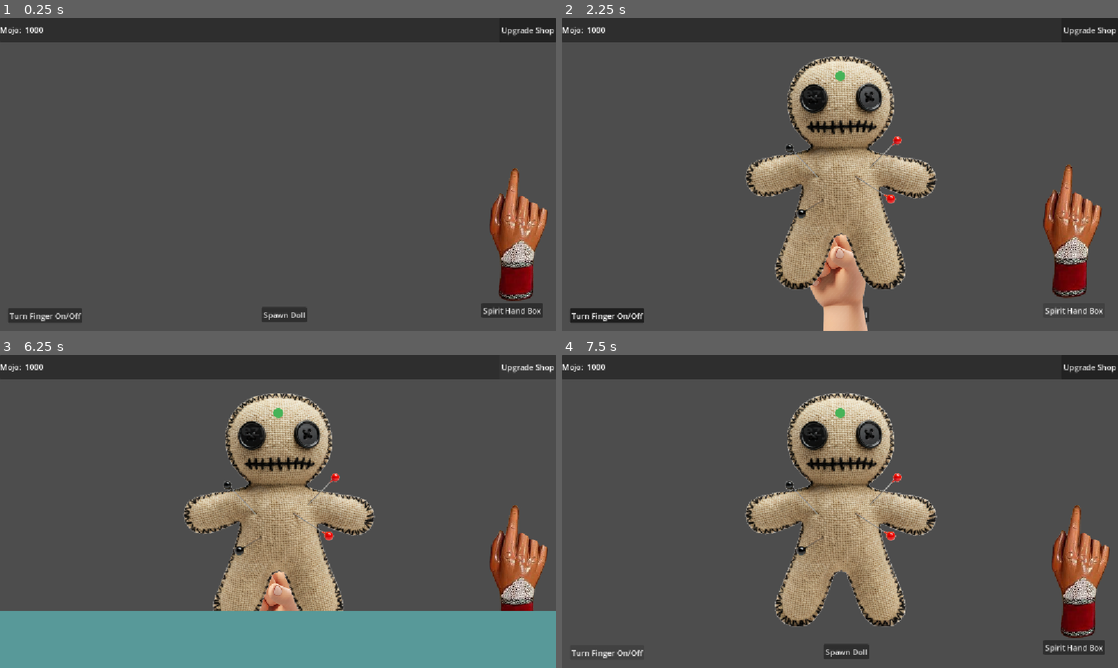
Above: before the commit, frames 1-4 (two rows, left to right).
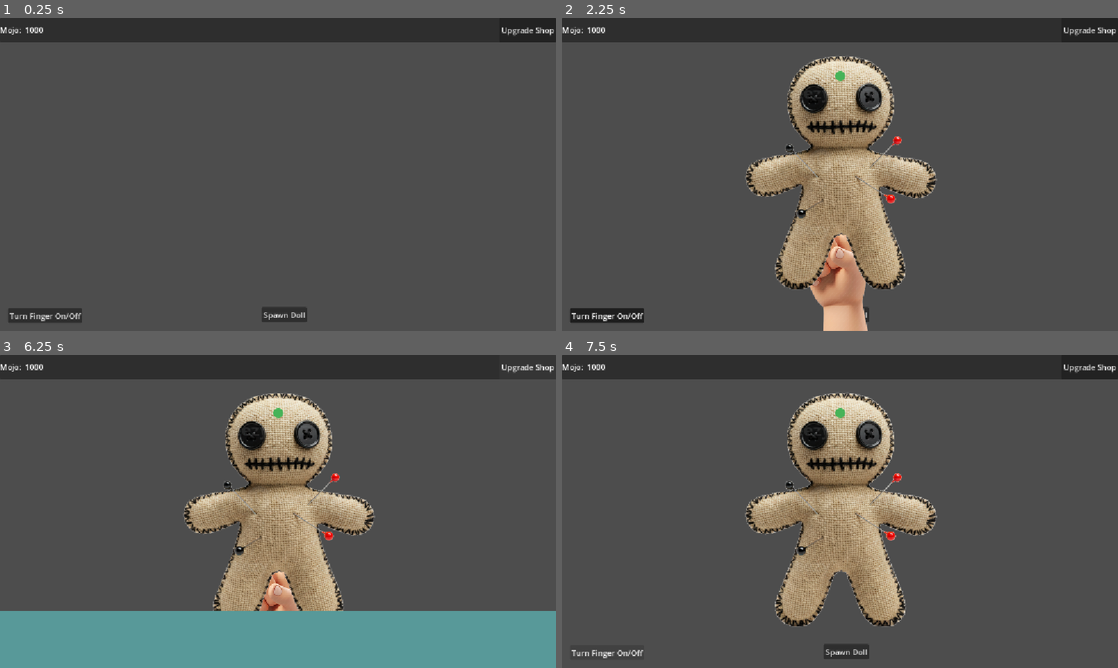
Above: after the commit, the same moments.

Repository: generikb/voodoo-clicker
Game: Godot game, scene res://scenes/main/main.tscn
The game is run twice, just before and just after one commit, with the same random seed, the same clock (stepped at 60 frames per second) and the same inputs.
Inputs (mouse positions are in pixels of both pictures, inside the frame that each line leads up to):
- Up to frame 1 (0.25 s): no input
- Up to frame 2 (2.25 s): click "Spawn Doll" at 0.5 s; click "Turn Finger On/Off" at 1.25 s; click (1073, 309) at 2 s, where only the run before the commit has a clickable "Spirit Hand Box"
- Up to frame 3 (6.25 s): click "Upgrade Shop" at 2.75 s; click "Spawn Doll" at 3.5 s; click "Turn Finger On/Off" at 4.25 s; click (511, 646) at 5 s, where only the run before the commit has a clickable "Spirit Hand Box"; click "Upgrade Shop" at 5.75 s
- Up to frame 4 (7.5 s): click "Spawn Doll" at 6.5 s; click "Turn Finger On/Off" at 7.25 s

The runs differ from the first frame. In frame 1, 3.0% of the frame differs, in the area x 86-99%, y 48-96%; in frame 2, 2.7%; in frame 3, 2.1%; in frame 4, 3.0%.

Commit message:
more spirit hand and mojo drop work

Diff:
--- a/autoload/events.gd
+++ b/autoload/events.gd
@@ -4,6 +4,7 @@
 @warning_ignore("unused_signal") signal mojo_changed
 
 @warning_ignore("unused_signal") signal toggle_upgrade_shop
+@warning_ignore("unused_signal") signal upgrade_purchased(upgrade_id : Util.UPGRADES)
 
 
 @warning_ignore("unused_signal") signal doll_leveled_up
--- a/autoload/util.gd
+++ b/autoload/util.gd
@@ -11,8 +11,13 @@
 }
 
 enum UPGRADES{
+	# Hotspot Upgrades
 	BASE_HOTSPOT_MOJO_PER_CLICK,
-	HOTSPOT_MOJO_BONUS_CHANCE
+	HOTSPOT_MOJO_BONUS_CHANCE,
+	# Spirit Hand Upgrades
+	SPIRIT_HAND_UNLOCKED,
+	SPIRIT_HAND_SPEED,
+	SPIRIT_HAND_ACCURACY
 }
 
 
--- a/resources/upgrade_data.gd
+++ b/resources/upgrade_data.gd
@@ -41,7 +41,7 @@
 	var current_value = get_boost(current_level)
 	var next_value = get_boost(current_level + 1)
 
-	return "%s\n%s\n%.1f%s -> %.1f%s\nCost: %1.f" % [
+	return "%s\n%s\n%.2f%s -> %.2f%s\nCost: %1.f" % [
 		upgrade_name,
 		upgrade_description,
 		current_value, tooltip_suffix,
--- /dev/null
+++ b/resources/upgrades/spirit_hand_accuracy.tres
@@ -0,0 +1,17 @@
+[gd_resource type="Resource" script_class="UpgradeData" format=3 uid="uid://bw8bisyfc3qb0"]
+
+[ext_resource type="Resource" uid="uid://dqylgeki8th2m" path="res://resources/upgrades/spirit_hand_unlocked.tres" id="1_3aqux"]
+[ext_resource type="Script" uid="uid://bjuykqmvxulan" path="res://resources/upgrade_data.gd" id="1_rkoc3"]
+[ext_resource type="Texture2D" uid="uid://bnh5mdqf70npj" path="res://scenes/dolls/assets/temp_icon.png" id="2_x3giu"]
+
+[resource]
+script = ExtResource("1_rkoc3")
+upgrade_id = 4
+upgrade_name = "Spirit Hand Accuracy"
+upgrade_description = "Reduces chance of missed pokes"
+upgrade_icon = ExtResource("2_x3giu")
+max_level = 10
+base_value = 0.5
+boost_per_level = 0.01
+prereq_upgrade = ExtResource("1_3aqux")
+metadata/_custom_type_script = "uid://bjuykqmvxulan"
--- /dev/null
+++ b/resources/upgrades/spirit_hand_speed.tres
@@ -0,0 +1,18 @@
+[gd_resource type="Resource" script_class="UpgradeData" format=3 uid="uid://c6itmql7ks23p"]
+
+[ext_resource type="Script" uid="uid://bjuykqmvxulan" path="res://resources/upgrade_data.gd" id="1_1nblj"]
+[ext_resource type="Resource" uid="uid://dqylgeki8th2m" path="res://resources/upgrades/spirit_hand_unlocked.tres" id="1_i0ov6"]
+[ext_resource type="Texture2D" uid="uid://bnh5mdqf70npj" path="res://scenes/dolls/assets/temp_icon.png" id="2_qld4h"]
+
+[resource]
+script = ExtResource("1_1nblj")
+upgrade_id = 3
+upgrade_name = "Spirit Hand Speed"
+upgrade_description = "Increase the speed of the Spirit Hand"
+upgrade_icon = ExtResource("2_qld4h")
+base_cost = 10.0
+max_level = 10
+boost_per_level = 0.1
+prereq_upgrade = ExtResource("1_i0ov6")
+tooltip_suffix = "%"
+metadata/_custom_type_script = "uid://bjuykqmvxulan"
--- /dev/null
+++ b/resources/upgrades/spirit_hand_unlocked.tres
@@ -0,0 +1,18 @@
+[gd_resource type="Resource" script_class="UpgradeData" format=3 uid="uid://dqylgeki8th2m"]
+
+[ext_resource type="Resource" uid="uid://btdfnqswk7djr" path="res://resources/upgrades/hotspot_bonus_mojo_chance.tres" id="1_6pfox"]
+[ext_resource type="Script" uid="uid://bjuykqmvxulan" path="res://resources/upgrade_data.gd" id="1_ovhaf"]
+[ext_resource type="Texture2D" uid="uid://bnh5mdqf70npj" path="res://scenes/dolls/assets/temp_icon.png" id="3_ejep7"]
+
+[resource]
+script = ExtResource("1_ovhaf")
+upgrade_id = 2
+upgrade_name = "Unlock Spirit Hand"
+upgrade_description = "Automatically Pokes Dolls"
+upgrade_icon = ExtResource("3_ejep7")
+base_cost = 25.0
+max_level = 1
+base_value = 0.0
+prereq_upgrade = ExtResource("1_6pfox")
+prereq_level = 2
+metadata/_custom_type_script = "uid://bjuykqmvxulan"
--- a/scenes/dolls/hotspots/scripts/finger_hotspot.gd
+++ b/scenes/dolls/hotspots/scripts/finger_hotspot.gd
@@ -4,15 +4,17 @@
 
 var can_be_hit : bool = true
 
+# Slightly modified to give a delay so the player can't accidentally overhit it
 func take_hit(damage : int) -> void:
 	if not can_be_hit:
 		return
 
 	can_be_hit = false
 
-	super.take_hit(damage)
+	super.take_hit(damage) # calls the base take_hit function
 	get_tree().create_timer(0.2).timeout.connect(func(): can_be_hit = true)
 
 
+# We want the finger hotspot to not be destroyed when hit
 func on_popped() -> void:
 	pass
--- a/scenes/dolls/scripts/finger_doll.gd
+++ b/scenes/dolls/scripts/finger_doll.gd
@@ -6,11 +6,11 @@
 
 @onready var static_target_marker: Area2D = %StaticTargetMarker
 
-var freak_out_multiplier : float = 0.0
-var decay_rate : float = 0.5
+var freak_out_multiplier : float = 0.0 # how erratic/fast the finger moves after pokes
+var decay_rate : float = 0.5 # how quickly the finger calms down
 
-var base_distance : float = 20.0
-var base_duration : float = 1.0
+var base_distance : float = 20.0 # initial range the finger will move from origin
+var base_duration : float = 1.0 # how long it takes to travel the distance.
 var freak_out_tween : Tween = null
 
 
@@ -19,13 +19,14 @@
 	pass
 
 
-# Called every frame. 'delta' is the elapsed time since the previous frame.
+
 func _process(delta: float) -> void:
+	# gradually reduces freak out multiplier over time
 	if freak_out_multiplier > 0.0:
 		freak_out_multiplier = move_toward(freak_out_multiplier, 0.0, decay_rate * delta)
 
 
-
+# if finger is lined up when clicked, increase freak out multiplier and start the freakout!
 func _on_static_target_marker_input_event(viewport: Node, event: InputEvent, shape_idx: int) -> void:
 	if event.is_action_pressed("LeftMouseClick"):
 		if static_target_marker.overlaps_area(finger_hot_spot):
@@ -44,21 +45,24 @@
 		freak_out_tween.tween_property(finger_doll_manager, "position", Vector2.ZERO, 0.2)
 		return
 
+	# adjusts distanced and duration based on freak_out_multiplier
 	var distance = base_distance * freak_out_multiplier
-	var duration = base_duration / (1.0 + freak_out_multiplier * 0.7)
+	var duration = base_duration / (1.0 + freak_out_multiplier * 0.7) # 0.7 arbitrary "smooth it out" value
 
 
 	var current_pos = finger_doll_manager.position
 	var new_angle : float
 
 	if current_pos.length() < 5.0:
-		new_angle = randf() * TAU
+		new_angle = randf() * TAU # random direction to move finger from center point
 	else:
-		if randf() < 0.5: # slice through center
+		if randf() < 0.5: # move back through center point
 			new_angle = current_pos.angle() + PI + randf_range(-PI * 0.25, PI * 0.25)
-		else:
-			var side = 1.0 if randf() < 0.5 else -1.0
+			# PI = 180deg, so it points in the opposite direction. The randf_range provides a little wiggle room
+		else: # move back but missing center point
+			var side = 1.0 if randf() < 0.5 else -1.0 # clockwise or counterclockwise
 			new_angle = current_pos.angle() + randf_range(PI * 0.35, PI * 0.65) * side
+			# shoots it off to one side of the center point
 
 	var target_pos = Vector2.from_angle(new_angle) * (distance * randf_range(0.8, 1.2))
 
@@ -67,4 +71,4 @@
 
 	freak_out_tween = create_tween()
 	freak_out_tween.tween_property(finger_doll_manager, "position", target_pos, duration).set_trans(Tween.TRANS_QUAD).set_ease(Tween.EASE_IN_OUT)
-	freak_out_tween.tween_callback(finger_freak_out)
+	freak_out_tween.tween_callback(finger_freak_out) # loops it until it calms down
--- a/scenes/gadgets/spirit_hand/scripts/spirit_box.gd
+++ b/scenes/gadgets/spirit_hand/scripts/spirit_box.gd
@@ -6,10 +6,19 @@
 
 # Called when the node enters the scene tree for the first time.
 func _ready() -> void:
-	pass # Replace with function body.
+	Events.upgrade_purchased.connect(_on_upgrade_purchased)
+	update_visibility()
 
 
+func _on_upgrade_purchased(upgrade_id : Util.UPGRADES) -> void:
+	if upgrade_id == Util.UPGRADES.SPIRIT_HAND_UNLOCKED:
+		update_visibility()
 
+func update_visibility() -> void:
+	var is_unlocked : bool = Global.upgrades.get_upgrade_level(Util.UPGRADES.SPIRIT_HAND_UNLOCKED) > 0
+	visible = is_unlocked
+	if spirit_hand:
+		spirit_hand.visible = is_unlocked
 
 func _on_button_down() -> void:
 	spirit_hand.spirit_hand_active = true
--- a/scenes/gadgets/spirit_hand/scripts/spirit_hand.gd
+++ b/scenes/gadgets/spirit_hand/scripts/spirit_hand.gd
@@ -2,6 +2,7 @@
 extends Node2D
 
 @export var doll_spot : Marker2D
+@export var base_movement_speed : float = 500.0 # Pixels per second
 
 var can_miss : bool = true
 
@@ -16,14 +17,9 @@
 var starting_position : Vector2
 var hand_tween : Tween
 
-# Called when the node enters the scene tree for the first time.
 func _ready() -> void:
 	starting_position = global_position
 
-
-func _on_power_changed(is_powered: bool) -> void:
-	spirit_hand_active = is_powered
-	print("spirit hand active: ", spirit_hand_active)
 
 func spirit_hand_on() -> void:
 	auto_poke()
@@ -47,14 +43,22 @@
 
 	hand_tween = create_tween()
 
-	var accuracy = 0.5 # UPDATE THIS WITH SPIRIT HAND ACCURACY!!!
+	# sets a consistent speed based on spirit hand speed upgrade value (d = r * t)
+	var speed_multipier : float = Global.upgrades.get_upgrade_value(Util.UPGRADES.SPIRIT_HAND_SPEED)
+	var current_speed : float = base_movement_speed * speed_multipier
+
+	var distance : float = self.global_position.distance_to(current_hotspot.global_position)
+	var move_duration : float = maxf(0.1, distance / current_speed)
+
+	# sets accuracy based on spirit hand accuracy upgrade value and determines if hit or not
+	var accuracy : float = Global.upgrades.get_upgrade_value(Util.UPGRADES.SPIRIT_HAND_ACCURACY)
 
 	var is_hit = randf() <= accuracy or not can_miss
 
 	if is_hit:
-		hand_tween.tween_property(self, "global_position", current_hotspot.global_position, 0.8) #UPDATE WITH SPIRIT HAND SPEED!
+		hand_tween.tween_property(self, "global_position", current_hotspot.global_position, move_duration)
 		hand_tween.tween_callback(current_hotspot.take_hit.bind(1))
-		hand_tween.tween_interval(0.3) #UPDATE WITH SPIRIT HAND SPEED!!!
+		hand_tween.tween_interval(0.3 / speed_multipier)
 		hand_tween.tween_callback(func(): can_miss = true)
 		hand_tween.tween_callback(auto_poke)
 
@@ -63,11 +67,11 @@
 		var approach_pos = global_position.lerp(current_hotspot.global_position, 0.9)
 		var miss_pos = get_miss_position(current_hotspot.global_position)
 
-		hand_tween.tween_property(self, "global_position", approach_pos, 0.7)
+		hand_tween.tween_property(self, "global_position", approach_pos, move_duration)
 		hand_tween.tween_property(self, "global_position", miss_pos, .1).set_trans(Tween.TRANS_QUAD).set_ease(Tween.EASE_OUT)
 		hand_tween.tween_callback(func(): Events.spirit_hand_missed.emit())
 		hand_tween.tween_interval(0.5)
-		hand_tween.tween_callback(func(): can_miss = false)
+		hand_tween.tween_callback(func(): can_miss = false) # sets it so you can only miss once per hotspot
 		hand_tween.tween_callback(auto_poke)
 		print("you missed!")
 
--- a/scenes/mojo_drops/scripts/mojo_drop.gd
+++ b/scenes/mojo_drops/scripts/mojo_drop.gd
@@ -18,7 +18,7 @@
 	if is_magnetized:
 		var mouse_pos = get_global_mouse_position()
 
-		magnet_speed += 500.0 * delta
+		magnet_speed += 500.0 * delta #speeds up over time, cool effect
 
 		self.global_position = self.global_position.move_toward(mouse_pos, magnet_speed * delta)
 
--- a/scenes/mojo_drops/scripts/mojo_drop_manager.gd
+++ b/scenes/mojo_drops/scripts/mojo_drop_manager.gd
@@ -9,7 +9,7 @@
 	Events.spawn_mojo_drops.connect(spawn_mojo_drops)
 
 
-# Called every frame. 'delta' is the elapsed time since the previous frame.
+# Mojo bits get vacuumed up by the mouse cursor
 func _process(_delta: float) -> void:
 	var mouse_pos = get_global_mouse_position()
 	for mojo_drop : MojoDrop in self.get_children():
@@ -21,15 +21,19 @@
 			Global.currency_manager.add_mojo(mojo_drop.value)
 			mojo_drop.queue_free()
 
+# spawns between 3-6 mojo bits (to prevent performance hits)
+func spawn_mojo_drops(total_mojo : int, spawn_pos : Vector2) -> void:
+	if total_mojo <= 0:
+		return
 
-func spawn_mojo_drops(total_mojo : int, spawn_pos : Vector2) -> void:
-	var drop_count : int = randi_range(3, 6)
-	var value_per_drop : int = max(1, total_mojo / drop_count)
-
-	var drop_texture : Texture2D = get_drop_texture_by_value(value_per_drop)
+	var drop_count : int = min(total_mojo, randi_range(3, 6))
+	var base_value : int = total_mojo / drop_count
+	var remainder : int = total_mojo % drop_count
 
 	for i in drop_count:
-		spawn_mojo_drop(drop_texture, value_per_drop, spawn_pos)
+		var drop_value : int = base_value + (1 if i < remainder else 0)
+		var drop_texture : Texture2D = get_drop_texture_by_value(drop_value)
+		spawn_mojo_drop(drop_texture, drop_value, spawn_pos)
 
 
 func get_drop_texture_by_value(amount : int) -> Texture2D:
--- a/scenes/upgrade_shop/upgrade_shop.tscn
+++ b/scenes/upgrade_shop/upgrade_shop.tscn
@@ -4,6 +4,9 @@
 [ext_resource type="PackedScene" uid="uid://dctyoxqxwaopd" path="res://scenes/upgrade_shop/upgrade_node.tscn" id="2_c7bk0"]
 [ext_resource type="Resource" uid="uid://bddxpd3f406qr" path="res://resources/upgrades/mojo_per_hotspot.tres" id="3_kaww8"]
 [ext_resource type="Resource" uid="uid://btdfnqswk7djr" path="res://resources/upgrades/hotspot_bonus_mojo_chance.tres" id="4_45ju2"]
+[ext_resource type="Resource" uid="uid://c6itmql7ks23p" path="res://resources/upgrades/spirit_hand_speed.tres" id="5_v224d"]
+[ext_resource type="Resource" uid="uid://dqylgeki8th2m" path="res://resources/upgrades/spirit_hand_unlocked.tres" id="5_xnfx3"]
+[ext_resource type="Resource" uid="uid://bw8bisyfc3qb0" path="res://resources/upgrades/spirit_hand_accuracy.tres" id="6_xnfx3"]
 
 [sub_resource type="StyleBoxFlat" id="StyleBoxFlat_a7xgh"]
 bg_color = Color(0.34509805, 0.6, 0.6, 1)
@@ -48,3 +51,30 @@
 offset_bottom = 373.0
 upgrade_data = ExtResource("4_45ju2")
 prereq_node = NodePath("../MojoPerClick")
+
+[node name="SpiritHandUnlocked" parent="UpgradeNodes" unique_id=1921700599 node_paths=PackedStringArray("prereq_node") instance=ExtResource("2_c7bk0")]
+layout_mode = 0
+offset_left = 753.0
+offset_top = 108.0
+offset_right = 853.0
+offset_bottom = 208.0
+upgrade_data = ExtResource("5_xnfx3")
+prereq_node = NodePath("../BonusMojoChance")
+
+[node name="SpiritHandSpeed" parent="UpgradeNodes" unique_id=1960046635 node_paths=PackedStringArray("prereq_node") instance=ExtResource("2_c7bk0")]
+layout_mode = 0
+offset_left = 587.0
+offset_top = 46.0
+offset_right = 687.0
+offset_bottom = 146.0
+upgrade_data = ExtResource("5_v224d")
+prereq_node = NodePath("../SpiritHandUnlocked")
+
+[node name="SpiritHandAccuracy" parent="UpgradeNodes" unique_id=1880080581 node_paths=PackedStringArray("prereq_node") instance=ExtResource("2_c7bk0")]
+layout_mode = 0
+offset_left = 896.0
+offset_top = 37.0
+offset_right = 996.0
+offset_bottom = 137.0
+upgrade_data = ExtResource("6_xnfx3")
+prereq_node = NodePath("../SpiritHandUnlocked")
--- a/scripts/upgrades.gd
+++ b/scripts/upgrades.gd
@@ -3,9 +3,10 @@
 
 @export var all_upgrades : Array[UpgradeData] = [
 	preload("res://resources/upgrades/mojo_per_hotspot.tres"),
-	preload("res://resources/upgrades/hotspot_bonus_mojo_chance.tres")
-
-
+	preload("res://resources/upgrades/hotspot_bonus_mojo_chance.tres"),
+	preload("res://resources/upgrades/spirit_hand_unlocked.tres"),
+	preload("res://resources/upgrades/spirit_hand_speed.tres"),
+	preload("res://resources/upgrades/spirit_hand_accuracy.tres")
 
 ]
 
@@ -53,6 +54,7 @@
 	if Global.currency_manager.can_afford(cost):
 		player_levels[data.upgrade_id] = current_level + 1
 		Global.currency_manager.spend_mojo(cost)
+		Events.upgrade_purchased.emit(data.upgrade_id)
 		print("Level has been updated to: " , player_levels[data.upgrade_id])
 		return true
 
